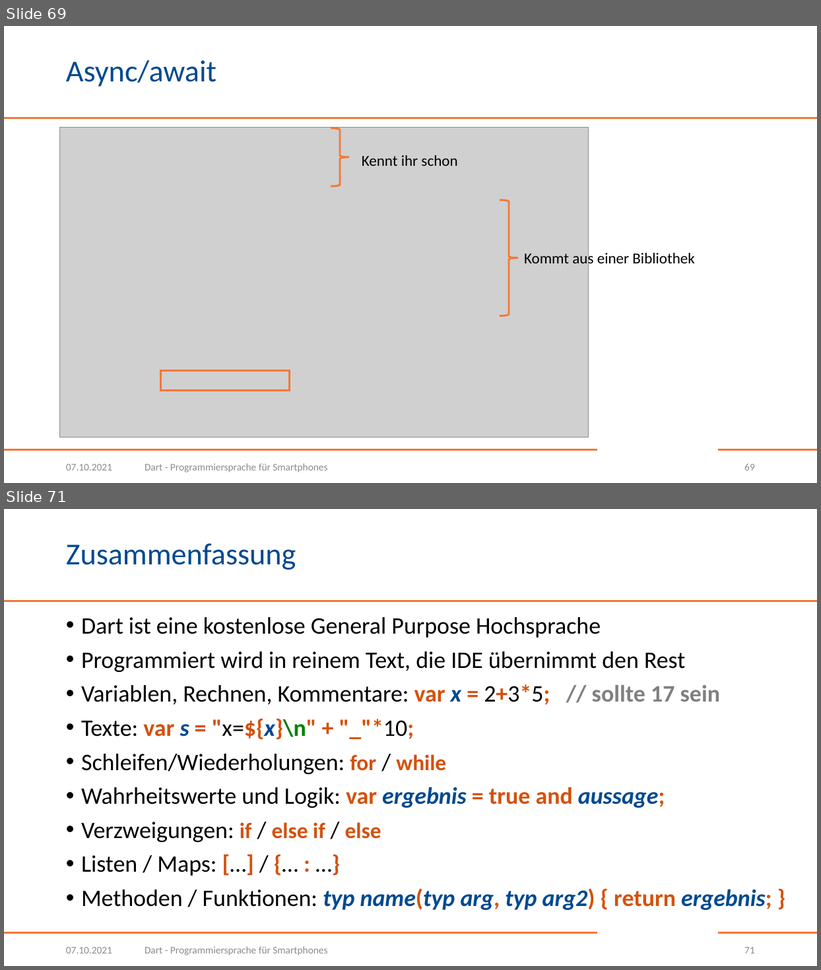
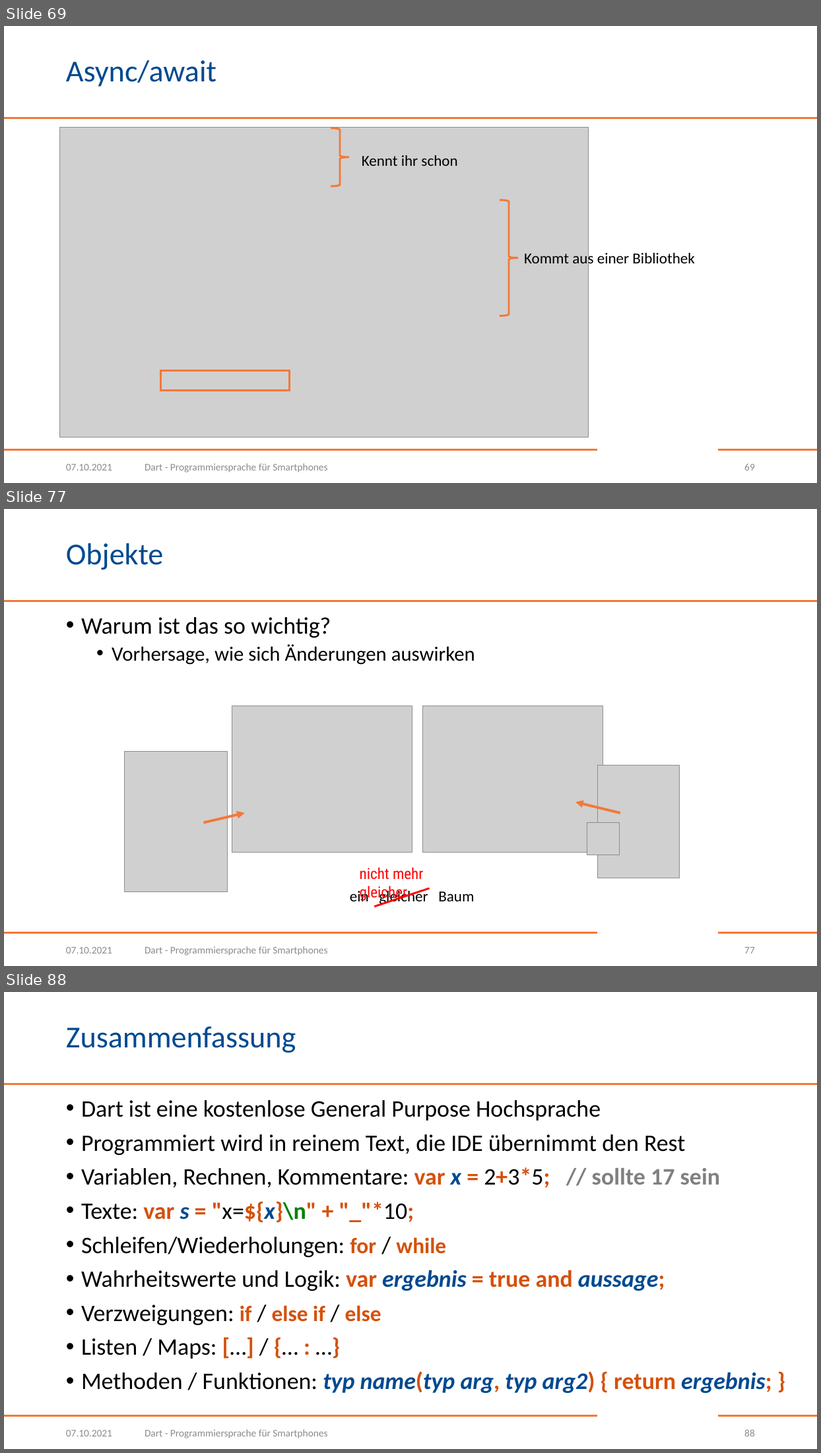
Before and after one commit to BogyMitutoyoCTL/Checklisten-App-2021, a slide deck: Dart.pptx. Shown one above the other, each under a label of ours: slides 69 and 71 before the commit, slides 69, 77 and 88 after it; the slides between them are not shown. The pictures are 821x970 and 821x1453 pixels, drawn with LibreOffice and Linux fonts; fonts in the diff are those of the drawing; grey boxes stand for pictures; background and template pictures are left out. Boxes give left, top, right and bottom in pixels: in the first picture for what was removed or moved away, otherwise in the second. Text is boxed around its words. In the diff, an @@ line names an element or a change of style, - is before the commit and + after.

```diff
--- a/Dart.pptx
+++ b/Dart.pptx
@@ slide 77 added at [4,509,817,966], background #FFFFFF; not listed: 3 template elements that a slide beside it also shows @@
@@ title added at [66,543,164,570], 36 pt, text #004990 @@
+Objekte
@@ text added at [81,617,475,665], 24 pt, text #000000 @@
+• Warum ist das so wichtig?
+  • Vorhersage, wie sich Änderungen auswirken
@@ picture added at [232,706,413,853] @@
@@ picture added at [422,706,603,853] @@
@@ picture added at [124,752,227,892] @@
@@ picture added at [598,765,680,879] @@
@@ arrow added from (620, 813) to (576, 803), #F47836 3 pt @@
@@ arrow added from (203, 823) to (245, 813), #F47836 3 pt @@
@@ picture added at [587,823,620,855] @@
@@ text added at [360,867,423,901], 18 pt, text #FF0000 @@
+nicht mehr gleicher
@@ text added at [350,889,474,906], 18 pt, text #000000 @@
+ein gleicher Baum
@@ line added from (375, 907) to (430, 889), #FF0000 2.25 pt @@
@@ text added at [66,947,112,954], 12 pt, text #8C8C8C @@
+07.10.2021
@@ text added at [145,947,327,956], 12 pt, text #8C8C8C @@
+Dart - Programmiersprache für Smartphones
@@ page number added at [745,947,755,954], 12 pt, text #8C8C8C @@
+77
@@ what was slide 71 is now slide 88 @@
@@ page number at [745,1430,755,1437]: text changed @@
-71
+88
```
Also in this commit, not shown: 2 slides changed, 16 other slides added.
